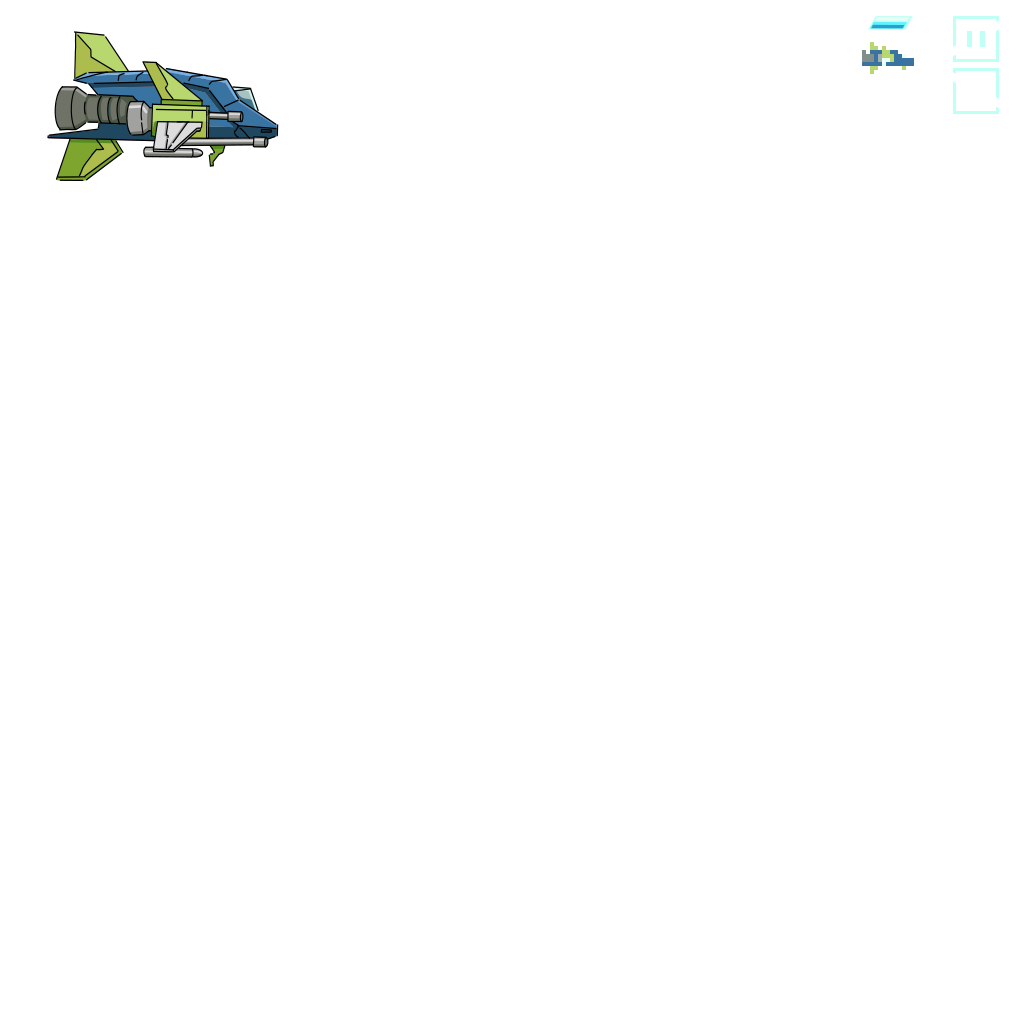
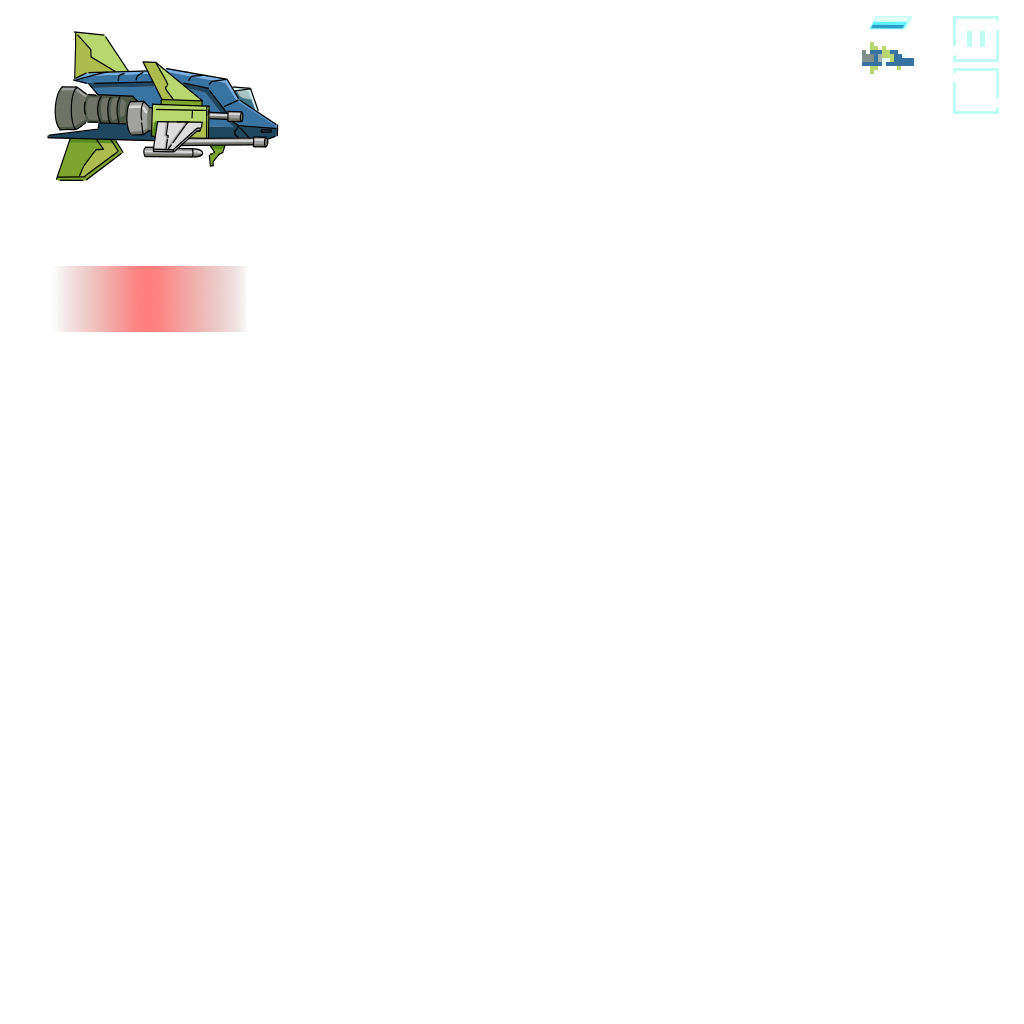
Before/after of a (1024, 1024) layered artwork. What changed in the layer stack:
added layer "Warning" above "Pixel Ship" over [54, 266, 248, 332]
painted on "Pixel Ship" over [897, 66, 906, 71]
